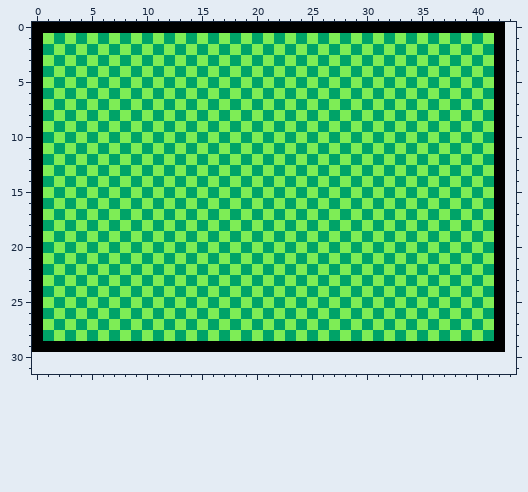
File history of a pixel-art sprite, reference.png. The picture above is the old version.
The file is 43x30 pixels. Colours within 5 levels of each other are drawn and written as one. The old version is drawn lined up with the new one, on the new canvas.
New version:
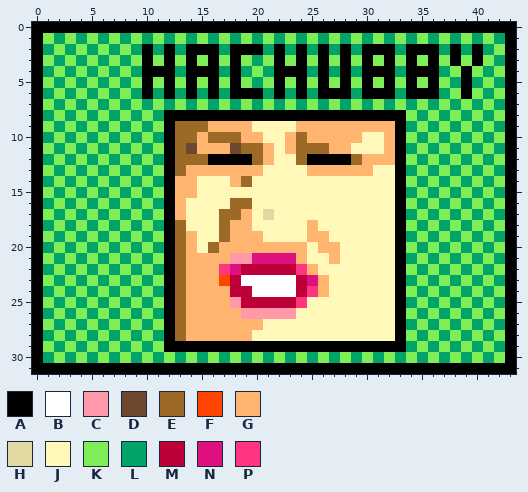
Palette (. is transparent): A #000000  B #ffffff  C #ff99aa  D #6d482f  E #9c6926  F #ff4400  G #ffb470  H #e0daa2  J #fff8b8  K #7eed56  L #00a368  M #be0038  N #de107f  P #ff3581
What changed:
canvas 43x30 -> 44x32
@@ x 0..43 @@
- 0 AAAAAAAAAAAAAAAAAAAAAAAAAAAAAAAAAAAAAAAAAAA.
- 1 AKLKLKLKLKLKLKLKLKLKLKLKLKLKLKLKLKLKLKLKLKA.
- 2 ALKLKLKLKLKLKLKLKLKLKLKLKLKLKLKLKLKLKLKLKLA.
- 3 AKLKLKLKLKLKLKLKLKLKLKLKLKLKLKLKLKLKLKLKLKA.
- 4 ALKLKLKLKLKLKLKLKLKLKLKLKLKLKLKLKLKLKLKLKLA.
- 5 AKLKLKLKLKLKLKLKLKLKLKLKLKLKLKLKLKLKLKLKLKA.
- 6 ALKLKLKLKLKLKLKLKLKLKLKLKLKLKLKLKLKLKLKLKLA.
- 7 AKLKLKLKLKLKLKLKLKLKLKLKLKLKLKLKLKLKLKLKLKA.
- 8 ALKLKLKLKLKLKLKLKLKLKLKLKLKLKLKLKLKLKLKLKLA.
- 9 AKLKLKLKLKLKLKLKLKLKLKLKLKLKLKLKLKLKLKLKLKA.
-10 ALKLKLKLKLKLKLKLKLKLKLKLKLKLKLKLKLKLKLKLKLA.
-11 AKLKLKLKLKLKLKLKLKLKLKLKLKLKLKLKLKLKLKLKLKA.
-12 ALKLKLKLKLKLKLKLKLKLKLKLKLKLKLKLKLKLKLKLKLA.
-13 AKLKLKLKLKLKLKLKLKLKLKLKLKLKLKLKLKLKLKLKLKA.
-14 ALKLKLKLKLKLKLKLKLKLKLKLKLKLKLKLKLKLKLKLKLA.
-15 AKLKLKLKLKLKLKLKLKLKLKLKLKLKLKLKLKLKLKLKLKA.
-16 ALKLKLKLKLKLKLKLKLKLKLKLKLKLKLKLKLKLKLKLKLA.
-17 AKLKLKLKLKLKLKLKLKLKLKLKLKLKLKLKLKLKLKLKLKA.
-18 ALKLKLKLKLKLKLKLKLKLKLKLKLKLKLKLKLKLKLKLKLA.
-19 AKLKLKLKLKLKLKLKLKLKLKLKLKLKLKLKLKLKLKLKLKA.
-20 ALKLKLKLKLKLKLKLKLKLKLKLKLKLKLKLKLKLKLKLKLA.
-21 AKLKLKLKLKLKLKLKLKLKLKLKLKLKLKLKLKLKLKLKLKA.
-22 ALKLKLKLKLKLKLKLKLKLKLKLKLKLKLKLKLKLKLKLKLA.
-23 AKLKLKLKLKLKLKLKLKLKLKLKLKLKLKLKLKLKLKLKLKA.
-24 ALKLKLKLKLKLKLKLKLKLKLKLKLKLKLKLKLKLKLKLKLA.
-25 AKLKLKLKLKLKLKLKLKLKLKLKLKLKLKLKLKLKLKLKLKA.
-26 ALKLKLKLKLKLKLKLKLKLKLKLKLKLKLKLKLKLKLKLKLA.
-27 AKLKLKLKLKLKLKLKLKLKLKLKLKLKLKLKLKLKLKLKLKA.
-28 ALKLKLKLKLKLKLKLKLKLKLKLKLKLKLKLKLKLKLKLKLA.
-29 AAAAAAAAAAAAAAAAAAAAAAAAAAAAAAAAAAAAAAAAAAA.
-30 ............................................
-31 ............................................
+ 0 AAAAAAAAAAAAAAAAAAAAAAAAAAAAAAAAAAAAAAAAAAAA
+ 1 AKLKLKLKLKLKLKLKLKLKLKLKLKLKLKLKLKLKLKLKLKLA
+ 2 ALKLKLKLKLALALAAALAAALALALALALAAALAAALALALKA
+ 3 AKLKLKLKLKAKAKAKAKAKLKAKAKAKAKAKAKAKAKAKAKLA
+ 4 ALKLKLKLKLAAALAAALALKLAAALALALAAALAAALKAKLKA
+ 5 AKLKLKLKLKAKAKAKAKAKLKAKAKAKAKAKAKAKAKLALKLA
+ 6 ALKLKLKLKLALALALALAAALALALAAALAAALAAALKAKLKA
+ 7 AKLKLKLKLKLKLKLKLKLKLKLKLKLKLKLKLKLKLKLKLKLA
+ 8 ALKLKLKLKLKLAAAAAAAAAAAAAAAAAAAAAAKLKLKLKLKA
+ 9 AKLKLKLKLKLKAEEEGGGGJJJJGGGGGGGGGALKLKLKLKLA
+10 ALKLKLKLKLKLAEEGEEEGGJJGEGGGGGJJGAKLKLKLKLKA
+11 AKLKLKLKLKLKAEDGGGDEEGJGEEEGGJJJGALKLKLKLKLA
+12 ALKLKLKLKLKLAEEEAAAAEGJJEAAAAEGGGAKLKLKLKLKA
+13 AKLKLKLKLKLKAEGGGGGGGJJJJGGGGGGJJALKLKLKLKLA
+14 ALKLKLKLKLKLAGGJJJGEJJJJJJJJJJJJJAKLKLKLKLKA
+15 AKLKLKLKLKLKAGGJJJJJJJJJJJJJJJJJJALKLKLKLKLA
+16 ALKLKLKLKLKLAGJJJJEEJJJJJJJJJJJJJAKLKLKLKLKA
+17 AKLKLKLKLKLKAGJJJEEGJHJJJJJJJJJJJALKLKLKLKLA
+18 ALKLKLKLKLKLAEJJJEGGJJJJJGJJJJJJJAKLKLKLKLKA
+19 AKLKLKLKLKLKAEGJJEGGGJJJJGGJJJJJJALKLKLKLKLA
+20 ALKLKLKLKLKLAEGJEGGGGGGGGJGGJJJJJAKLKLKLKLKA
+21 AKLKLKLKLKLKAEGGGGCCNNNNGJJGJJJJJALKLKLKLKLA
+22 ALKLKLKLKLKLAEGGGPNMMMMMPGJJJJJJJAKLKLKLKLKA
+23 AKLKLKLKLKLKAEGGGFMBBBBBMNGJJJJJJALKLKLKLKLA
+24 ALKLKLKLKLKLAEGGGGMMBBBBMPGJJJJJJAKLKLKLKLKA
+25 AKLKLKLKLKLKAEGGGGCMMMMMPJJJJJJJJALKLKLKLKLA
+26 ALKLKLKLKLKLAEGGGGGCCCCCJJJJJJJJJAKLKLKLKLKA
+27 AKLKLKLKLKLKAEGGGGGGGJJJJJJJJJJJJALKLKLKLKLA
+28 ALKLKLKLKLKLAEGGGGGGJJJJJJJJJJJJJAKLKLKLKLKA
+29 AKLKLKLKLKLKAAAAAAAAAAAAAAAAAAAAAALKLKLKLKLA
+30 ALKLKLKLKLKLKLKLKLKLKLKLKLKLKLKLKLKLKLKLKLKA
+31 AAAAAAAAAAAAAAAAAAAAAAAAAAAAAAAAAAAAAAAAAAAA
Changed places in both pictures, as pixel boxes (x1, y1, x2, y2):
changed: (32, 22, 516, 374)
